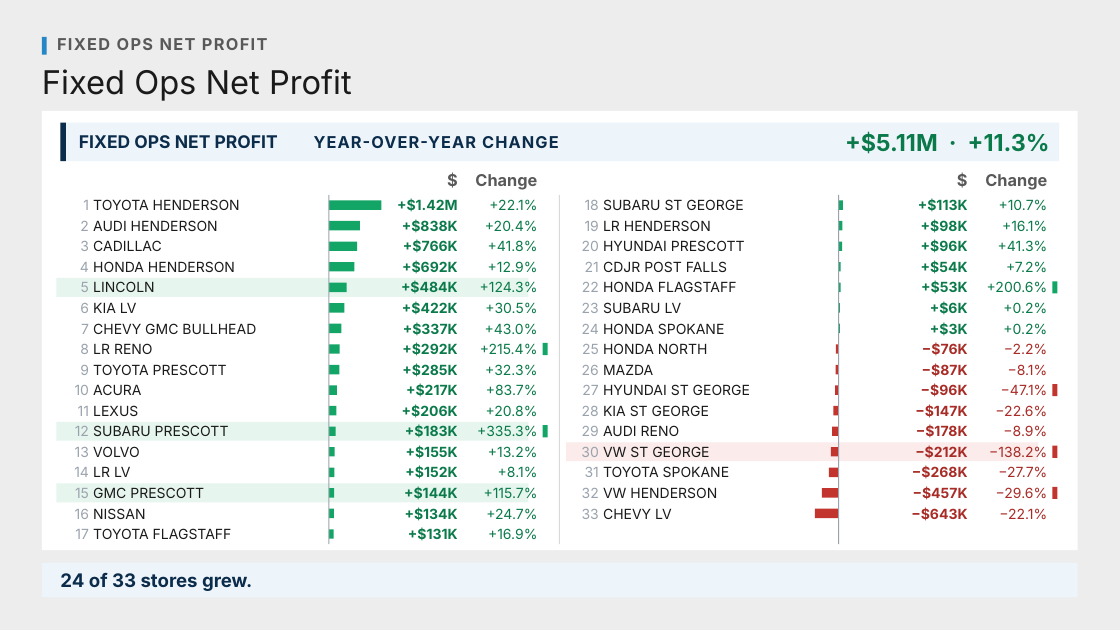
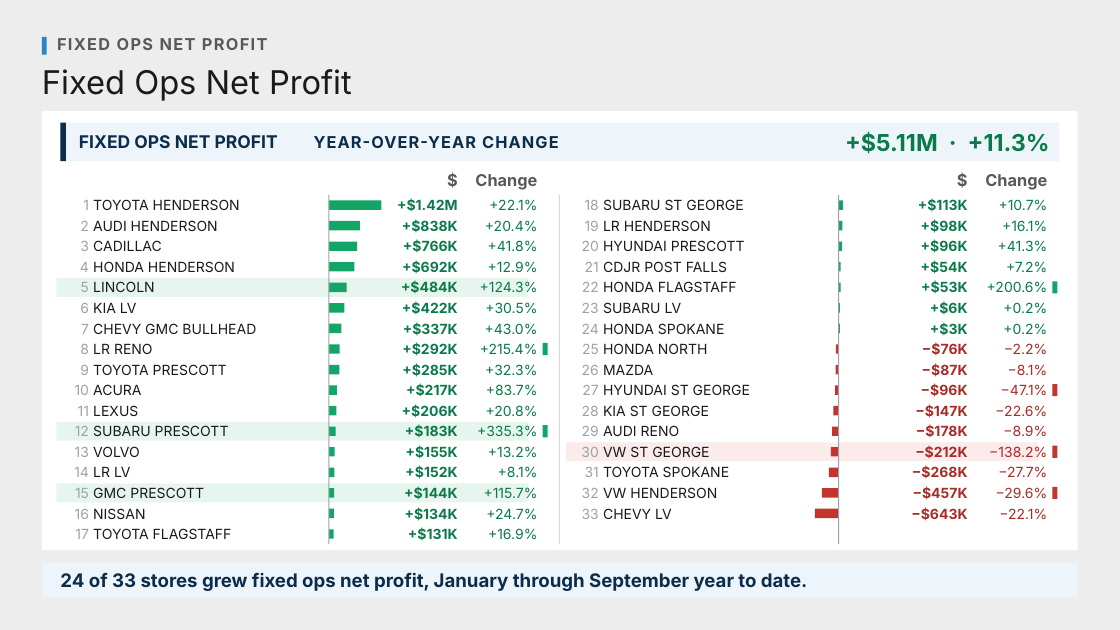
Before and after one commit to Ndresner/Noah, a slide deck: slide 6 of day2-deck/decks/Fixed Absorption & Net Profit - House Style.pptx. Drawn at 1120x630 pixels with LibreOffice and Linux fonts; fonts in the diff are those of the drawing. Boxes give left, top, right and bottom in pixels: in the first picture for what was removed or moved away, otherwise in the second. Text is boxed around its words. In the diff, an @@ line names an element or a change of style, - is before the commit and + after.

```diff
--- a/day2-deck/decks/Fixed Absorption & Net Profit - House Style.pptx
+++ b/day2-deck/decks/Fixed Absorption & Net Profit - House Style.pptx
@@ text at box(60, 572, 807, 591): text changed @@
-24 of 33 stores grew.
+24 of 33 stores grew fixed ops net profit, January through September year to date.
```
Also in this commit, not shown: 1 other slide changed, 7 other files.
